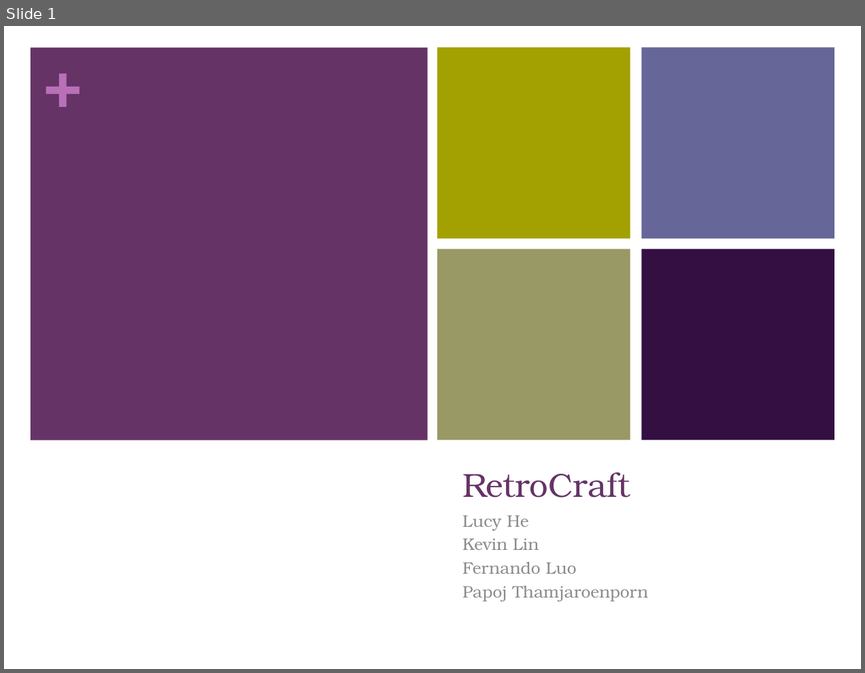
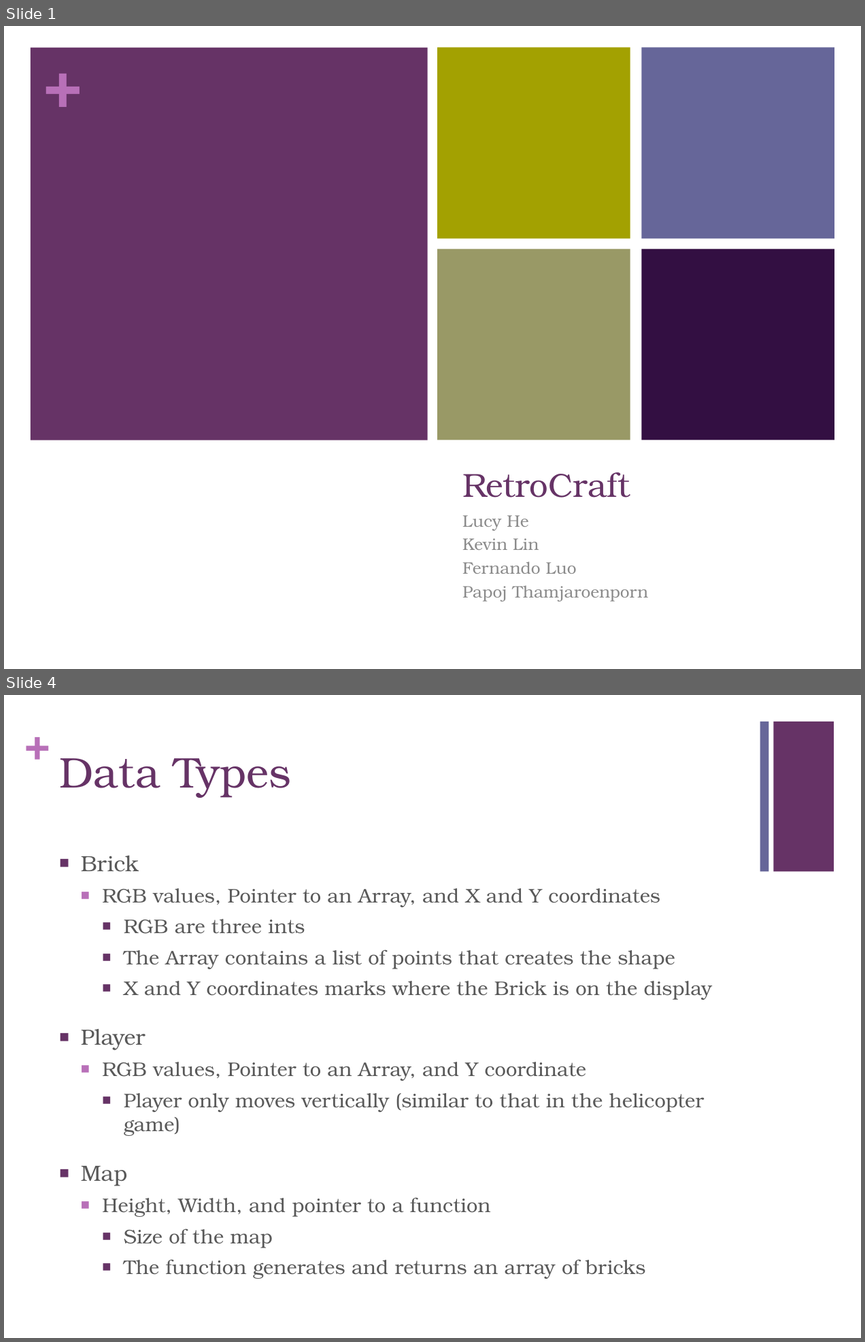
Before and after one commit to klin01/PLT, a slide deck: FinalReport/FinalPresent.pptx. Shown one above the other, each under a label of ours: slide 1 before the commit, slides 1 and 4 after it; the slides between them are not shown. The pictures are 865x673 and 865x1342 pixels, drawn with LibreOffice and Linux fonts; fonts in the diff are those of the drawing. Boxes give left, top, right and bottom in pixels: in the first picture for what was removed or moved away, otherwise in the second. Text is boxed around its words. In the diff, an @@ line names an element or a change of style, - is before the commit and + after.

```diff
--- a/FinalReport/FinalPresent.pptx
+++ b/FinalReport/FinalPresent.pptx
@@ slide 4 added at (4, 695, 861, 1338), background #FFFFFF @@
@@ text added at (24, 717, 50, 768), 36 pt, text #B870B8, bold @@
++
@@ rectangle added at (759, 722, 768, 872), fill #666699 @@
@@ rectangle added at (773, 722, 834, 872), fill #663366 @@
@@ title added at (59, 758, 292, 798), 36 pt, text #663366 @@
+Data Types
@@ text added at (81, 855, 712, 1278), 16.6 pt, text #595959 @@
+■ Brick
+  ■ RGB values, Pointer to an Array, and X and Y coordinates
+    ■ RGB are three ints
+    ■ The Array contains a list of points that creates the shape
+    ■ X and Y coordinates marks where the Brick is on the display
+■ Player
+  ■ RGB values, Pointer to an Array, and Y coordinate
+    ■ Player only moves vertically (similar to that in the helicopter game)
+■ Map
+  ■ Height, Width, and pointer to a function
+    ■ Size of the map
+    ■ The function generates and returns an array of bricks
```
Also in this commit, not shown: 1 slide changed, 3 other slides added.
